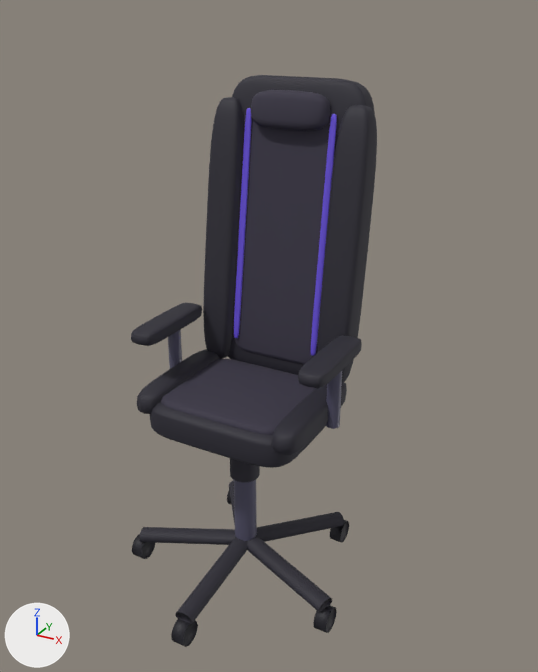
Two versions of the glTF model modelo/silla_gamer.glb, one commit apart.
Both versions are drawn from a 50 mm lens placed at (0.638, -1.036, 1.079), pointed at (0.037, 0.058, 0.532). Arrows for +X, +Y and +Z are at lower left; the lights stay in place. The picture after the commit comes second. Vertices at exactly the same position are counted once.

Names of what the first picture shows: 'Chair.001'.
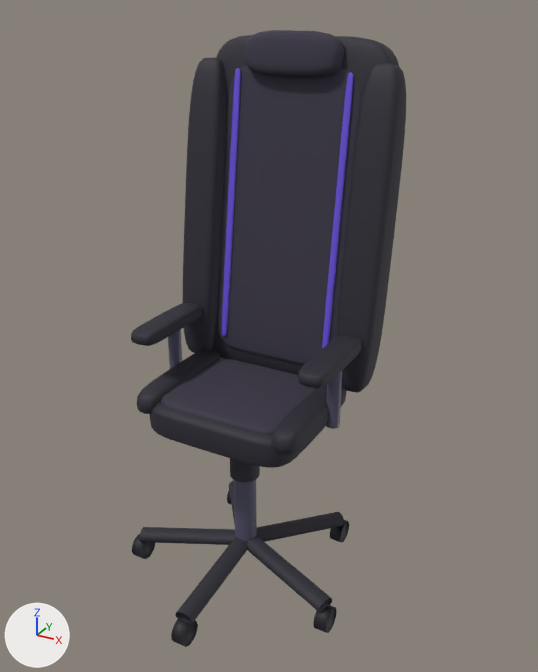
Patch to the scene script:
```diff
--- a/modelo/silla_gamer.glb.py
+++ b/modelo/silla_gamer.glb.py
@@ me_chair @@
 # used by ob_chair_001; location = (0.0, 0.0, 0.0)
-me_chair.from_pydata(...)  # 3872 vertices, 7322 faces; spans x -0.226..0.226, y -0.222..0.278, z 0.006..0.967
+me_chair.from_pydata(...)  # 3872 vertices, 7322 faces; spans x -0.226..0.226, y -0.222..0.291, z 0.006..1.045
+# me_chair part 1: the loose piece of 741 vertices spanning x -0.146..0.146, y 0.145..0.278, z 0.402..0.967 is scaled about its middle by (1.29, 1.12, 1.12), then moved by (0.0, 0.005, 0.034)
+# me_chair part 2: the loose piece of 242 vertices spanning x 0.095..0.163, y 0.124..0.242, z 0.416..0.927 is scaled about its middle by 1.13, then moved by (0.043, 0.001, 0.035)
+# me_chair part 3: the loose piece of 242 vertices spanning x -0.163..-0.095, y 0.124..0.242, z 0.416..0.927 is scaled about its middle by 1.13, then moved by (-0.043, 0.001, 0.035)
+# me_chair part 4: the loose piece of 349 vertices spanning x -0.103..0.103, y 0.144..0.225, z 0.441..0.918 is multiplied about its middle by the matrix ((1.333, 0.0, 0.0), (0.0, 1.003, 0.02), (0.0, 0.02, 1.14)), then moved by (0.0, 0.001, 0.035)
+# me_chair part 5: the loose piece of 203 vertices spanning x -0.077..0.077, y 0.177..0.231, z 0.877..0.946 is scaled about its middle by (1.22, 1.01, 1.12), then moved by (0.0, 0.009, 0.094)
+# me_chair part 6: the loose piece of 97 vertices spanning x 0.079..0.093, y 0.141..0.207, z 0.468..0.911 is multiplied about its middle by the matrix ((1.0, 0.0, 0.0), (0.0, 1.003, 0.021), (0.0, 0.021, 1.151)), then moved by (0.026, 0.001, 0.035)
+# me_chair part 7: the loose piece of 97 vertices spanning x -0.093..-0.079, y 0.141..0.207, z 0.468..0.911 is multiplied about its middle by the matrix ((1.0, 0.0, 0.0), (0.0, 1.003, 0.021), (0.0, 0.021, 1.151)), then moved by (-0.026, 0.001, 0.035)
 me_chair.materials.append(mat_chairblack)
```

Where the change shows, as pixel boxes [x1, y1, x2, y2] in the pictures (538 x 672 px; the box of a moved part takes in the faces that stretch with it):
'Chair.001', reshaped (12% wider, 8% taller)
    before: [131, 75, 377, 647]
    after: [131, 30, 406, 647]
part 1 of me_chair, moved or reshaped
    before: [228, 75, 375, 375]
    after: [212, 35, 399, 375]
part 2 of me_chair, moved or reshaped
    before: [318, 105, 377, 382]
    after: [336, 63, 406, 393]
part 3 of me_chair, moved or reshaped
    before: [203, 97, 243, 359]
    after: [183, 57, 226, 353]
part 4 of me_chair, moved or reshaped
    before: [233, 112, 339, 365]
    after: [217, 66, 360, 365]
part 5 of me_chair, moved or reshaped
    before: [251, 90, 330, 131]
    after: [245, 30, 344, 78]
part 6 of me_chair, moved or reshaped
    before: [311, 114, 337, 356]
    after: [322, 72, 353, 349]
part 7 of me_chair, moved or reshaped
    before: [234, 108, 252, 338]
    after: [222, 68, 241, 336]
